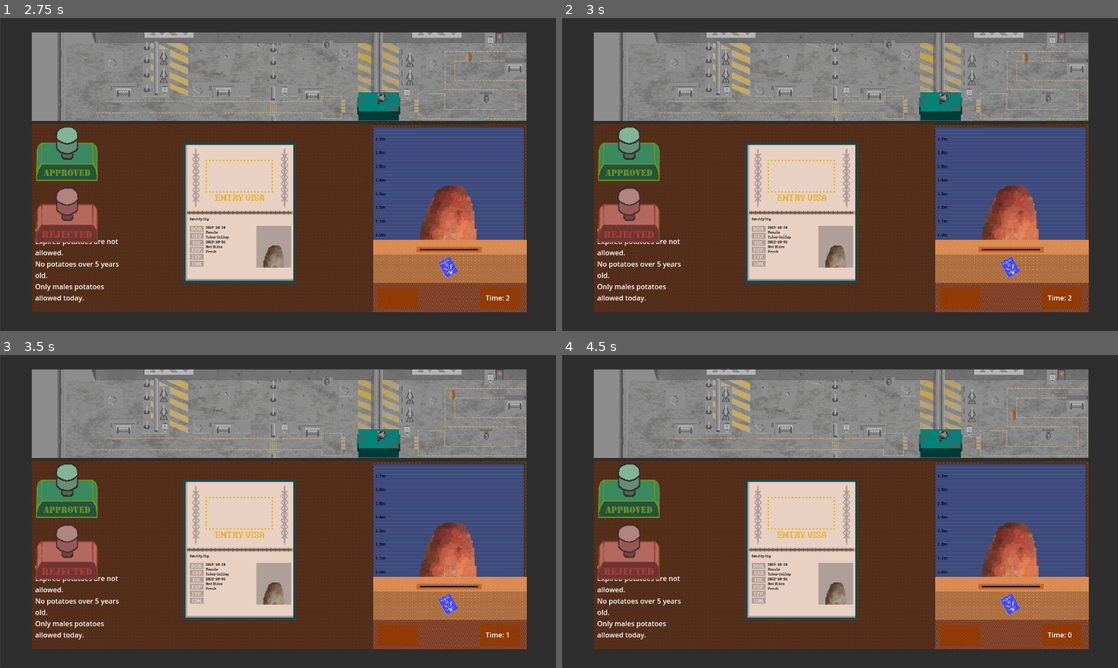
Above: before the commit, frames 1-4 (two rows, left to right).
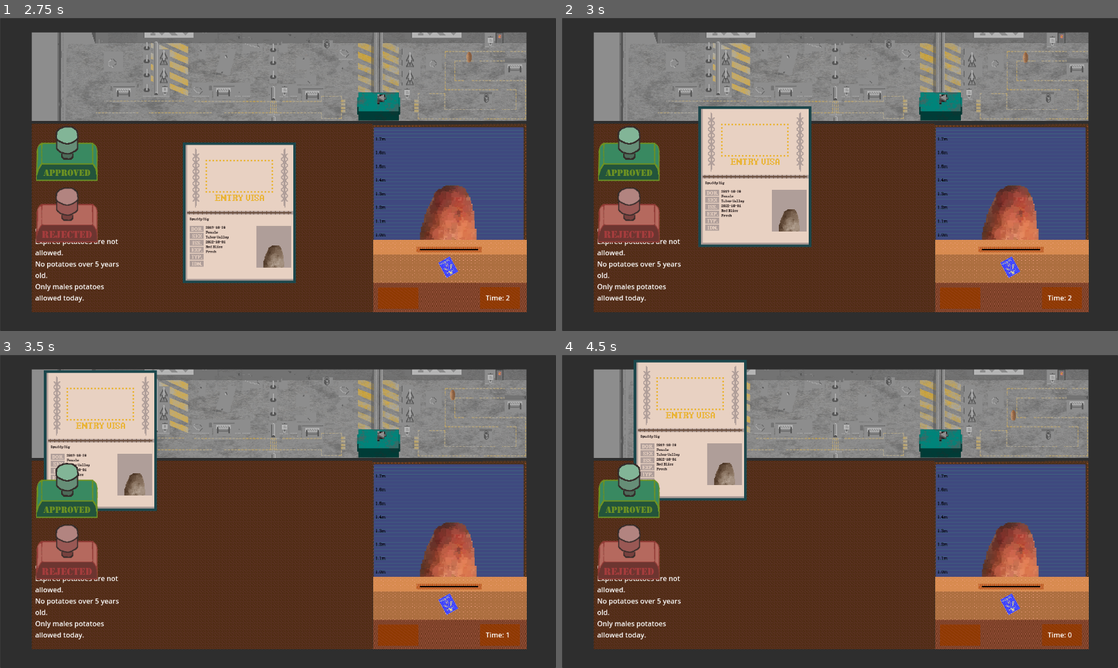
Above: after the commit, the same moments.

Repository: Lost-Rabbit-Digital/SpudCustoms
Game: Godot game, scene res://mainGame.tscn
Two runs of this game, one before a commit and one after it. Both use one fixed random seed, a clock stepped at 60 frames per second and the inputs below.
Inputs (mouse positions are in pixels of both pictures, inside the frame that each line leads up to):
- Up to frame 1 (2.75 s): move the mouse to (400, 158) at 0.52 s; click (400, 158) at 0.67 s; tap Enter at 1.25 s; drag from (166, 190) to (250, 237) at 1.27 s; tap Space at 2 s; move the mouse to (333, 105) at 2.02 s; click (333, 105) at 2.17 s
- Up to frame 2 (3 s): tap Enter at 2.75 s; drag from (812, 237) to (673, 127) at 2.77 s
- Up to frame 3 (3.5 s): no input
- Up to frame 4 (4.5 s): tap Space at 3.5 s; move the mouse to (1006, 558) at 3.52 s; click (1006, 558) at 3.67 s; tap Enter at 4.25 s; drag from (673, 464) to (756, 433) at 4.27 s

Frame 1 is identical in both runs. In frame 2, 12% of the frame differs, in the area x 24-54%, y 28-85%; in frame 3, 17%; in frame 4, 18%, in the area x 12-54%, y 1-85%.

Commit message:
Added passport dragging

Diff:
--- a/mainGame.gd
+++ b/mainGame.gd
@@ -6,6 +6,9 @@
 var time_left = 5  # seconds per decision
 var current_rules = []
 var queue_manager: Node2D
+var dragging = false
+var drag_start = Vector2()
+var drag_sprite
 
 func generate_rules():
 	current_rules = [
@@ -64,7 +67,7 @@
 	queue_manager = $"Node2D (QueueManager)"  # Make sure to add QueueManager as a child of Main
 	generate_rules()
 	new_potato()
-
+	drag_sprite = $"Sprite2D (Open Passport)"
 
 func _process(delta):
 	$"Label (TimeLabel)".text = "Time: " + str(int($Timer.time_left))
@@ -222,3 +225,23 @@
 
 	if texture_path_passport_photo != "":
 		$"Sprite2D (Open Passport)/Sprite2D (PassportPhoto)".texture = load(texture_path_passport_photo)
+
+func _input(event):
+	if event is InputEventMouseButton:
+		if event.button_index == MOUSE_BUTTON_LEFT:
+			if event.pressed:
+				# Start dragging
+				var mouse_pos = get_global_mouse_position()
+				if drag_sprite.get_rect().has_point(drag_sprite.to_local(mouse_pos)):
+					dragging = true
+					drag_start = mouse_pos - drag_sprite.global_position
+			else:
+				# Stop dragging
+				dragging = false
+		elif event.button_index == MOUSE_BUTTON_RIGHT and event.pressed:
+			# Drop the sprite
+			dragging = false
+
+	elif event is InputEventMouseMotion and dragging:
+		# Update sprite position while dragging
+		drag_sprite.global_position = get_global_mouse_position() - drag_start
